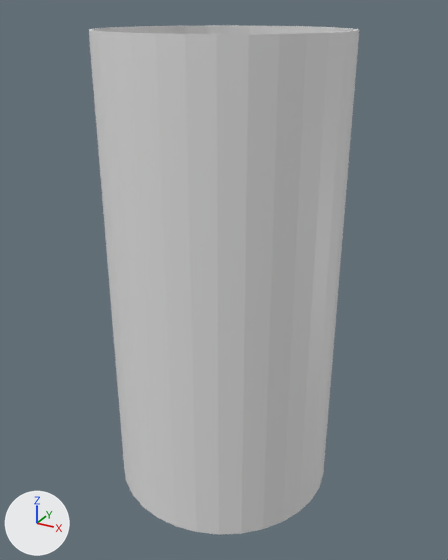
The glTF model 3D BaseFramework/Asset/Models/Stage/Wall/Wall.gltf as it was, and as the next commit left it.
Rendered twice from a camera (50 mm lens) standing at (24.5, -44.5, 37.3) and looking at (0.1, -0.2, 15.1). The lights are fixed; the arrows at lower left show +X, +Y and +Z. Where no turn or scale is listed for an object, it has been applied to the vertices. Vertices at the same position are counted once.

Names of what the first picture shows: 'COL01'.
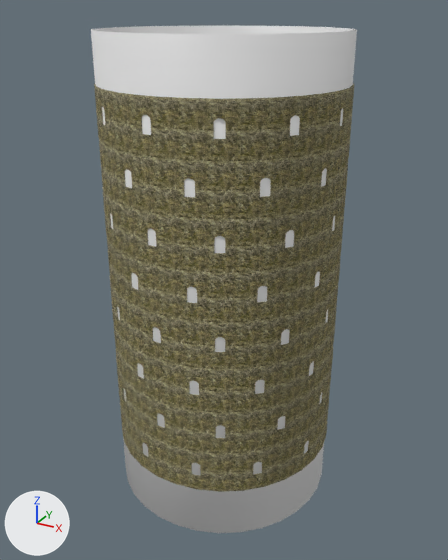
Changed parts and their boxes (x1, y1, x2, y2) in the pictures (448 x 560 px):
```json
{"object": "COL01", "change": "shading changed, rescaled", "before": [89, 25, 359, 535], "after": [91, 26, 357, 533]}
{"object": "円柱.005", "change": "unchanged, uncovered by the edit", "after": [94, 83, 354, 161]}
{"object": "円柱.006", "change": "unchanged, uncovered by the edit", "after": [99, 139, 350, 219]}
{"object": "円柱.007", "change": "unchanged, uncovered by the edit", "after": [102, 187, 346, 273]}
{"object": "円柱.004", "change": "unchanged, uncovered by the edit", "after": [107, 238, 342, 323]}
```

The change, as JSON lines over the scene's bpy script:
```json
{"block": "me_円柱_002", "where": "me_円柱_002.from_pydata(...)  # 128 vertices, 256 faces; spans x -1.0..1.0, y -1.0..1.0, z -1.0..1.0"}
{"block": "me_円柱_002", "where": "# used by ob_col01; location = (0.0, 0.0, 15.55); rotation_euler = (0.0, 0.0, 0.262), in degrees (0, 0, 15); scale = (10.1, 10.1, 20.3)"}
{"block": "me_円柱_002", "change": "me_円柱_002 part 1: all faces are now shaded smooth (256 of 256 changed)"}
{"op": "set", "path": "ob_col01.scale", "old": "(10.1, 10.1, 20.3)", "new": "(9.9, 9.9, 20.3)"}
```
